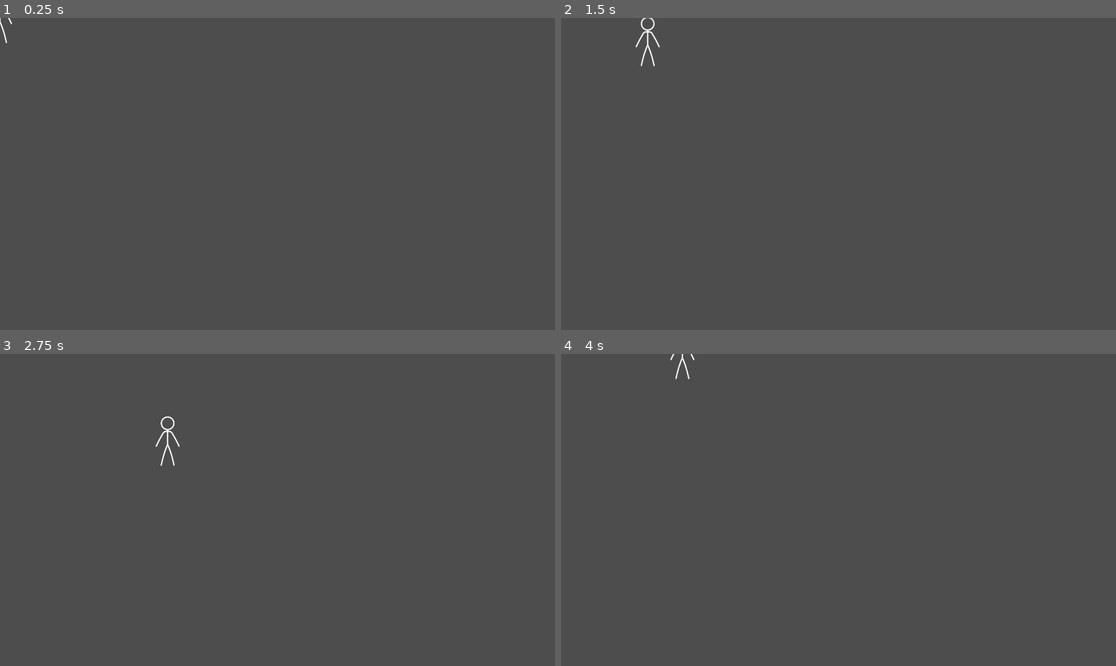
Above: before the commit, frames 1-4 (two rows, left to right).
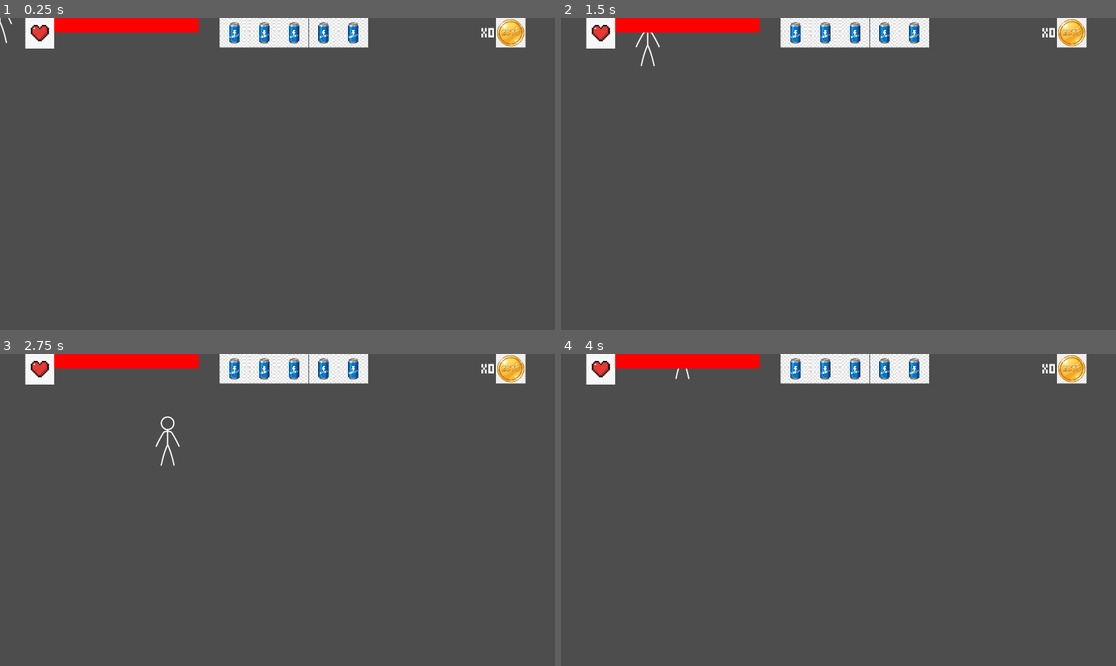
Above: after the commit, the same moments.

Repository: kmudhut/area-76
Game: Godot game, scene res://player.tscn
The game is run twice, just before and just after one commit, with the same random seed, the same clock (stepped at 60 frames per second) and the same inputs. Before the commit the project has no main scene; this scene is started directly in both runs.
Inputs:
- Up to frame 1 (0.25 s): no input
- Up to frame 2 (1.5 s): tap Enter at 0.5 s; hold Right (ui_right) 0.53-1.28 s; hold Down (ui_down) from 1.28 s (still down)
- Up to frame 3 (2.75 s): release Down (ui_down) at 2.03 s; hold Right (ui_right) from 2.03 s (still down)
- Up to frame 4 (4 s): release Right (ui_right) at 2.78 s; hold Up (ui_up) 2.78-3.53 s; hold Left (ui_left) from 3.53 s (still down)

The runs differ from the first frame. In frame 1, 4.8% of the frame differs, in the area x 4-95%, y 0-10%; in frame 2, 4.8%; in frame 3, 4.8%; in frame 4, 4.8%.

Commit message:
Added main menu scene with background music. Scene hud.tscn was instantiated in player scene.

Diff:
--- /dev/null
+++ b/main_menu.gd
@@ -0,0 +1,19 @@
+extends Control
+
+
+# Called when the node enters the scene tree for the first time.
+func _ready() -> void:
+	pass # Replace with function body.
+
+
+# Called every frame. 'delta' is the elapsed time since the previous frame.
+func _process(delta: float) -> void:
+	pass
+
+
+func _on_new_game_button_pressed() -> void:
+	get_tree().change_scene_to_file("res://player.tscn")
+
+
+func _on_quit_button_pressed() -> void:
+	get_tree().quit()
--- /dev/null
+++ b/main_menu.tscn
@@ -0,0 +1,194 @@
+[gd_scene load_steps=23 format=3 uid="uid://cp3d1t2rsei63"]
+
+[ext_resource type="Texture2D" uid="uid://dyxd7xnkxv020" path="res://assets/ui/area-76-main-menu-background.png" id="1_06t4h"]
+[ext_resource type="Script" uid="uid://biat13e86hmsm" path="res://main_menu.gd" id="1_glbon"]
+[ext_resource type="FontFile" uid="uid://da4ww4swf8ctb" path="res://assets/ui/fonts/Tiny5-Regular.ttf" id="2_7vrkn"]
+[ext_resource type="AudioStream" uid="uid://c6uehnwbtf7mr" path="res://assets/audio/music/no-place-to-go-216744.mp3" id="3_fu7sn"]
+[ext_resource type="Texture2D" uid="uid://0gahcrah0fwn" path="res://assets/ui/icons/logoNFZ.png" id="3_jix8l"]
+
+[sub_resource type="StyleBoxTexture" id="StyleBoxTexture_fu7sn"]
+texture = ExtResource("1_06t4h")
+
+[sub_resource type="StyleBoxFlat" id="StyleBoxFlat_jix8l"]
+bg_color = Color(0, 0, 0, 0.78431374)
+
+[sub_resource type="StyleBoxEmpty" id="StyleBoxEmpty_glbon"]
+
+[sub_resource type="StyleBoxEmpty" id="StyleBoxEmpty_8qtwp"]
+
+[sub_resource type="StyleBoxEmpty" id="StyleBoxEmpty_dy7ct"]
+
+[sub_resource type="StyleBoxEmpty" id="StyleBoxEmpty_jix8l"]
+
+[sub_resource type="StyleBoxEmpty" id="StyleBoxEmpty_g8g3n"]
+
+[sub_resource type="StyleBoxEmpty" id="StyleBoxEmpty_nlkkf"]
+
+[sub_resource type="StyleBoxEmpty" id="StyleBoxEmpty_0o4t1"]
+
+[sub_resource type="StyleBoxEmpty" id="StyleBoxEmpty_0k4wn"]
+
+[sub_resource type="StyleBoxEmpty" id="StyleBoxEmpty_j5v2v"]
+
+[sub_resource type="StyleBoxEmpty" id="StyleBoxEmpty_8u0te"]
+
+[sub_resource type="StyleBoxEmpty" id="StyleBoxEmpty_qe12f"]
+
+[sub_resource type="StyleBoxEmpty" id="StyleBoxEmpty_iotk1"]
+
+[sub_resource type="StyleBoxEmpty" id="StyleBoxEmpty_w44g7"]
+
+[sub_resource type="StyleBoxEmpty" id="StyleBoxEmpty_cm266"]
+
+[sub_resource type="StyleBoxEmpty" id="StyleBoxEmpty_oiatc"]
+
+[node name="MainMenu" type="Control"]
+layout_mode = 3
+anchors_preset = 15
+anchor_right = 1.0
+anchor_bottom = 1.0
+grow_horizontal = 2
+grow_vertical = 2
+script = ExtResource("1_glbon")
+
+[node name="PanelContainer" type="PanelContainer" parent="."]
+layout_mode = 1
+anchors_preset = 15
+anchor_right = 1.0
+anchor_bottom = 1.0
+grow_horizontal = 2
+grow_vertical = 2
+
+[node name="Background" type="Panel" parent="PanelContainer"]
+layout_mode = 2
+theme_override_styles/panel = SubResource("StyleBoxTexture_fu7sn")
+
+[node name="OptionsContainer" type="Panel" parent="PanelContainer"]
+custom_minimum_size = Vector2(530, 0)
+layout_mode = 2
+size_flags_horizontal = 0
+theme_override_styles/panel = SubResource("StyleBoxFlat_jix8l")
+
+[node name="Label" type="Label" parent="PanelContainer/OptionsContainer"]
+layout_mode = 1
+anchors_preset = 8
+anchor_left = 0.5
+anchor_top = 0.5
+anchor_right = 0.5
+anchor_bottom = 0.5
+offset_left = -203.0
+offset_top = -400.0
+offset_right = 203.0
+offset_bottom = -332.0
+grow_horizontal = 2
+grow_vertical = 2
+theme_override_fonts/font = ExtResource("2_7vrkn")
+theme_override_font_sizes/font_size = 60
+text = "MENU GŁÓWNE"
+
+[node name="VBoxContainer" type="VBoxContainer" parent="PanelContainer/OptionsContainer"]
+custom_minimum_size = Vector2(0, 300)
+layout_mode = 1
+anchors_preset = 8
+anchor_left = 0.5
+anchor_top = 0.5
+anchor_right = 0.5
+anchor_bottom = 0.5
+offset_left = -198.0
+offset_top = -169.5
+offset_right = 198.0
+offset_bottom = 164.5
+grow_horizontal = 2
+grow_vertical = 2
+theme_override_constants/separation = 46
+
+[node name="NewGameButton" type="Button" parent="PanelContainer/OptionsContainer/VBoxContainer"]
+clip_contents = true
+layout_mode = 2
+size_flags_horizontal = 4
+size_flags_vertical = 3
+theme_override_colors/font_color = Color(1, 1, 1, 1)
+theme_override_colors/font_pressed_color = Color(0.6666667, 0.6666667, 0.6666667, 1)
+theme_override_colors/font_hover_color = Color(0.7204674, 0.72046757, 0.7204672, 1)
+theme_override_fonts/font = ExtResource("2_7vrkn")
+theme_override_font_sizes/font_size = 36
+theme_override_styles/normal = SubResource("StyleBoxEmpty_glbon")
+theme_override_styles/pressed = SubResource("StyleBoxEmpty_8qtwp")
+theme_override_styles/hover = SubResource("StyleBoxEmpty_dy7ct")
+theme_override_styles/focus = SubResource("StyleBoxEmpty_jix8l")
+text = "NOWA GRA"
+
+[node name="ContinueGameButton" type="Button" parent="PanelContainer/OptionsContainer/VBoxContainer"]
+clip_contents = true
+layout_mode = 2
+size_flags_horizontal = 4
+size_flags_vertical = 3
+theme_override_colors/font_color = Color(1, 1, 1, 1)
+theme_override_colors/font_pressed_color = Color(0.6666667, 0.6666667, 0.6666667, 1)
+theme_override_colors/font_hover_color = Color(0.72156864, 0.72156864, 0.72156864, 1)
+theme_override_fonts/font = ExtResource("2_7vrkn")
+theme_override_font_sizes/font_size = 36
+theme_override_styles/normal = SubResource("StyleBoxEmpty_glbon")
+theme_override_styles/pressed = SubResource("StyleBoxEmpty_8qtwp")
+theme_override_styles/hover = SubResource("StyleBoxEmpty_dy7ct")
+theme_override_styles/focus = SubResource("StyleBoxEmpty_g8g3n")
+text = "KONTYNUUJ GRĘ"
+
+[node name="SettingsButton" type="Button" parent="PanelContainer/OptionsContainer/VBoxContainer"]
+clip_contents = true
+layout_mode = 2
+size_flags_horizontal = 4
+size_flags_vertical = 3
+theme_override_colors/font_color = Color(1, 1, 1, 1)
+theme_override_colors/font_pressed_color = Color(0.6666667, 0.6666667, 0.6666667, 1)
+theme_override_colors/font_hover_color = Color(0.72156864, 0.72156864, 0.72156864, 1)
+theme_override_fonts/font = ExtResource("2_7vrkn")
+theme_override_font_sizes/font_size = 36
+theme_override_styles/normal = SubResource("StyleBoxEmpty_nlkkf")
+theme_override_styles/pressed = SubResource("StyleBoxEmpty_0o4t1")
+theme_override_styles/hover = SubResource("StyleBoxEmpty_0k4wn")
+theme_override_styles/disabled = SubResource("StyleBoxEmpty_j5v2v")
+theme_override_styles/focus = SubResource("StyleBoxEmpty_8u0te")
+text = "USTAWIENIA"
+
+[node name="QuitButton" type="Button" parent="PanelContainer/OptionsContainer/VBoxContainer"]
+clip_contents = true
+layout_mode = 2
+size_flags_horizontal = 4
+size_flags_vertical = 3
+theme_override_colors/font_color = Color(1, 1, 1, 1)
+theme_override_colors/font_pressed_color = Color(0.6666667, 0.6666667, 0.6666667, 1)
+theme_override_colors/font_hover_color = Color(0.72156864, 0.72156864, 0.72156864, 1)
+theme_override_fonts/font = ExtResource("2_7vrkn")
+theme_override_font_sizes/font_size = 36
+theme_override_styles/normal = SubResource("StyleBoxEmpty_qe12f")
+theme_override_styles/pressed = SubResource("StyleBoxEmpty_iotk1")
+theme_override_styles/hover = SubResource("StyleBoxEmpty_w44g7")
+theme_override_styles/disabled = SubResource("StyleBoxEmpty_cm266")
+theme_override_styles/focus = SubResource("StyleBoxEmpty_oiatc")
+text = "ZREZYGNUJ ZE STUDIÓW"
+
+[node name="TextureRect" type="TextureRect" parent="PanelContainer/OptionsContainer"]
+layout_mode = 1
+anchors_preset = 7
+anchor_left = 0.5
+anchor_top = 1.0
+anchor_right = 0.5
+anchor_bottom = 1.0
+offset_left = -142.5
+offset_top = -235.0
+offset_right = 142.5
+offset_bottom = -60.0
+grow_horizontal = 2
+grow_vertical = 0
+texture = ExtResource("3_jix8l")
+stretch_mode = 3
+
+[node name="MenuBackgroundMusic" type="AudioStreamPlayer" parent="."]
+stream = ExtResource("3_fu7sn")
+volume_db = -35.0
+autoplay = true
+parameters/looping = false
+
+[connection signal="pressed" from="PanelContainer/OptionsContainer/VBoxContainer/NewGameButton" to="." method="_on_new_game_button_pressed"]
+[connection signal="pressed" from="PanelContainer/OptionsContainer/VBoxContainer/QuitButton" to="." method="_on_quit_button_pressed"]
--- a/player.tscn
+++ b/player.tscn
@@ -1,7 +1,8 @@
-[gd_scene load_steps=5 format=3 uid="uid://bmmq7dvcq4bva"]
+[gd_scene load_steps=6 format=3 uid="uid://bmmq7dvcq4bva"]
 
 [ext_resource type="Texture2D" uid="uid://cfthomas0epr4" path="res://assets/characters/player/stickman_200x200.png" id="1_4flbx"]
 [ext_resource type="Script" uid="uid://bl7j5kjbjnww5" path="res://player.gd" id="1_onrkg"]
+[ext_resource type="PackedScene" uid="uid://ctapa34kpnlht" path="res://scenes/ui/hud.tscn" id="3_i3pqv"]
 
 [sub_resource type="SpriteFrames" id="SpriteFrames_onrkg"]
 animations = [{
@@ -25,3 +26,5 @@
 
 [node name="CollisionShape2D" type="CollisionShape2D" parent="."]
 shape = SubResource("RectangleShape2D_i3pqv")
+
+[node name="Hud" parent="." instance=ExtResource("3_i3pqv")]
--- a/project.godot
+++ b/project.godot
@@ -11,6 +11,7 @@
 [application]
 
 config/name="Area76"
+run/main_scene="uid://cp3d1t2rsei63"
 config/features=PackedStringArray("4.5", "Mobile")
 config/icon="res://icon.svg"
 
@@ -22,6 +23,7 @@
 
 window/size/viewport_width=1920
 window/size/viewport_height=1080
+window/size/mode=3
 
 [rendering]
 
Not shown, added: assets/audio/music/no-place-to-go-216744.mp3.import
Binary file added: assets/ui/area-76-main-menu-background.png
Not shown, added: assets/ui/area-76-main-menu-background.png.import
Binary file added: assets/ui/fonts/Tiny5-Regular.ttf
Not shown, added: assets/ui/fonts/Tiny5-Regular.ttf.import
Binary file added: assets/ui/icons/logoNFZ.png
Not shown, added: assets/ui/icons/logoNFZ.png.import
Not shown, added: main_menu.gd.uid
Not shown, added: assets/audio/music/no-place-to-go-216744.mp3
Not shown, added: scripts/docs/.gitkeep
